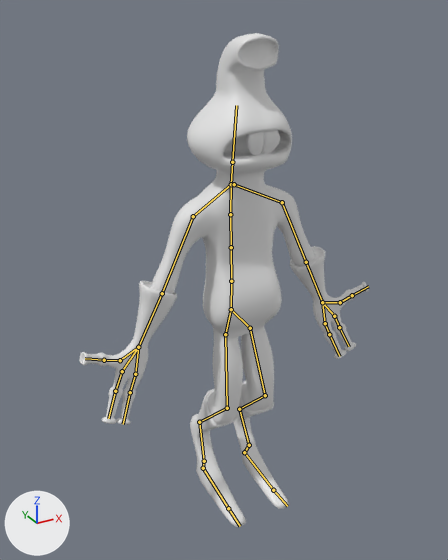
Two versions of the Blender file Assets/Prefabs/Bucky.1.2.blend, one commit apart.
Rendered twice from a 50 mm camera at (-6.22, -10.62, 11.04) aimed at (-0.3, 0.14, 5.66). The axes (+X, +Y, +Z) are drawn at lower left. The lights are the same throughout. The bones that bend it are drawn over the model as lines.
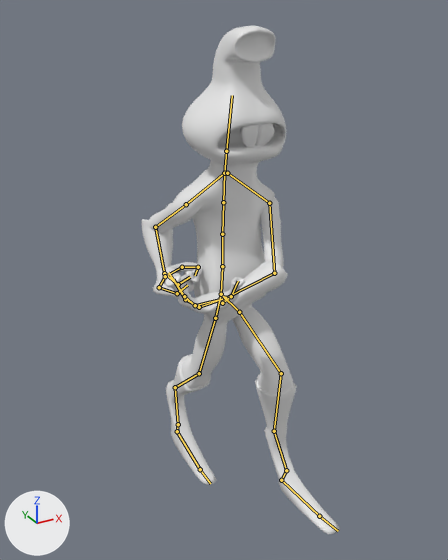
The newer file adds an action. The first version stands in its rest pose; the second is drawn at frame 10 of the action 'Walk_shotgun'.

What the commit changed:
Bone 'Spine.1' (bone_spine_1) moves from (0.0, 0.0, 0.0) to (0.0, 0.19, -0.47).
Bone 'Spine.1' (bone_spine_1) turns from (0, 0, 0) to (4, 0, 0) degrees about its own x, y and z.
Bone 'Arm.1.R' (bone_arm_1_r) turns from (0, 0, 0) to (-40, -71, -18) degrees about its own x, y and z.
Bone 'Arm.2.R' (bone_arm_2_r) turns from (0, 0, 0) to (111, -18, -27) degrees about its own x, y and z.
Bone 'Finger.1.1.R' (bone_finger_1_1_r) turns from (0, 0, 0) to (37, 26, -43) degrees about its own x, y and z.
Bone 'Finger.1.2.R' (bone_finger_1_2_r) turns from (0, 0, 0) to (-12, -17, 52) degrees about its own x, y and z.
Bone 'Finger.1.3.R' (bone_finger_1_3_r) turns from (0, 0, 0) to (-101, 120, 2) degrees about its own x, y and z.
Bone 'Finger.2.1.R' (bone_finger_2_1_r) turns from (0, 0, 0) to (37, 43, -25) degrees about its own x, y and z.
Bone 'Finger.2.2.R' (bone_finger_2_2_r) turns from (0, 0, 0) to (7, -5, 67) degrees about its own x, y and z.
Bone 'Finger.2.3.R' (bone_finger_2_3_r) turns from (0, 0, 0) to (21, -43, 66) degrees about its own x, y and z.
Bone 'Thumb.1.R' (bone_thumb_1_r) turns from (0, 0, 0) to (80, -33, -61) degrees about its own x, y and z.
Bone 'Thumb.2.R' (bone_thumb_2_r) turns from (0, 0, 0) to (-32, 20, 19) degrees about its own x, y and z.
Bone 'Thumb.3.R' (bone_thumb_3_r) turns from (0, 0, 0) to (-78, -4, 107) degrees about its own x, y and z.
Bone 'Collar.L' (bone_collar_l) turns from (0, 0, 0) to (9, 1, -9) degrees about its own x, y and z.
Bone 'Arm.1.R.001' (bone_arm_1_r_001) turns from (0, 0, 0) to (-62, 119, -5) degrees about its own x, y and z.
Bone 'Arm.2.R.001' (bone_arm_2_r_001) turns from (0, 0, 0) to (-38, -65, 90) degrees about its own x, y and z.
Bone 'Finger.1.1.R.001' (bone_finger_1_1_r_001) turns from (0, 0, 0) to (14, -21, 16) degrees about its own x, y and z.
Bone 'Finger.1.2.R.001' (bone_finger_1_2_r_001) turns from (0, 0, 0) to (10, -28, 22) degrees about its own x, y and z.
Bone 'Finger.1.3.R.001' (bone_finger_1_3_r_001) turns from (0, 0, 0) to (25, -49, -15) degrees about its own x, y and z.
Bone 'Finger.2.1.R.001' (bone_finger_2_1_r_001) turns from (0, 0, 0) to (6, -8, 8) degrees about its own x, y and z.
Bone 'Finger.2.2.R.001' (bone_finger_2_2_r_001) turns from (0, 0, 0) to (18, -18, 45) degrees about its own x, y and z.
Bone 'Finger.2.3.R.001' (bone_finger_2_3_r_001) turns from (0, 0, 0) to (-65, -101, 63) degrees about its own x, y and z.
Bone 'Thumb.1.R.001' (bone_thumb_1_r_001) turns from (0, 0, 0) to (6, -26, 30) degrees about its own x, y and z.
Bone 'Thumb.2.R.001' (bone_thumb_2_r_001) turns from (0, 0, 0) to (-36, 65, 5) degrees about its own x, y and z.
Bone 'Hip.R' (bone_hip_r) moves from (0.0, 0.0, 0.0) to (0.34, -0.38, 0.08).
Bone 'Leg.1.R' (bone_leg_1_r) turns from (0, 0, 0) to (3, -2, -28) degrees about its own x, y and z.
Bone 'Leg.2.R' (bone_leg_2_r) turns from (0, 0, 0) to (-26, 1, -3) degrees about its own x, y and z.
Bone 'Leg.5.R' (bone_leg_5_r) turns from (0, 0, 0) to (-3, 3, 3) degrees about its own x, y and z.
Bone 'Leg.6.R' (bone_leg_6_r) turns from (0, 0, 0) to (8, 0, 0) degrees about its own x, y and z.
Bone 'Hip.R.001' (bone_hip_r_001) moves from (0.0, 0.0, 0.0) to (0.11, -0.38, -0.33).
Bone 'Leg.1.R.001' (bone_leg_1_r_001) turns from (0, 0, 0) to (-7, -5, 37) degrees about its own x, y and z.
Bone 'Leg.2.R.001' (bone_leg_2_r_001) turns from (0, 0, 0) to (-3, 3, 3) degrees about its own x, y and z.
Bone 'Leg.3.R.001' (bone_leg_3_r_001) turns from (0, 0, 0) to (-20, 8, 27) degrees about its own x, y and z.
Bone 'Leg.4.R.001' (bone_leg_4_r_001) turns from (0, 0, 0) to (-1, 0, -3) degrees about its own x, y and z.

Location of each change, [x1, y1, x2, y2] in pixels of the pictures (448 x 560 px):
'Cube', posed (32% narrower): before [79, 33, 369, 527]; after [142, 25, 339, 534]
bone 'Spine.1', root to tip: before (231, 309) to (231, 281); after (221, 294) to (222, 266)
bone 'Arm.1.R', root to tip: before (193, 216) to (162, 293); after (186, 204) to (155, 227)
bone 'Arm.2.R', root to tip: before (162, 293) to (138, 347); after (155, 227) to (165, 276)
bone 'Finger.1.1.R', root to tip: before (138, 347) to (122, 371); after (165, 276) to (164, 273)
bone 'Finger.1.2.R', root to tip: before (122, 371) to (115, 391); after (164, 273) to (178, 284)
bone 'Finger.1.3.R', root to tip: before (115, 391) to (108, 418); after (178, 284) to (190, 277)
bone 'Finger.2.1.R', root to tip: before (138, 347) to (135, 374); after (165, 276) to (159, 287)
bone 'Finger.2.2.R', root to tip: before (135, 374) to (130, 392); after (159, 287) to (177, 293)
bone 'Finger.2.3.R', root to tip: before (130, 392) to (123, 424); after (177, 293) to (187, 285)
bone 'Thumb.1.R', root to tip: before (138, 347) to (120, 360); after (165, 276) to (182, 267)
bone 'Thumb.2.R', root to tip: before (120, 360) to (104, 360); after (182, 267) to (198, 267)
bone 'Thumb.3.R', root to tip: before (104, 360) to (85, 358); after (198, 267) to (195, 275)
bone 'Collar.L', root to tip: before (234, 184) to (282, 202); after (227, 173) to (269, 203)
bone 'Arm.1.R.001', root to tip: before (282, 202) to (306, 262); after (269, 203) to (274, 273)
bone 'Arm.2.R.001', root to tip: before (306, 262) to (322, 302); after (274, 273) to (225, 298)
bone 'Finger.1.1.R.001', root to tip: before (322, 302) to (334, 316); after (225, 298) to (199, 307)
bone 'Finger.1.2.R.001', root to tip: before (334, 316) to (339, 327); after (199, 307) to (185, 299)
bone 'Finger.1.3.R.001', root to tip: before (339, 327) to (349, 346); after (185, 299) to (173, 279)
bone 'Finger.2.1.R.001', root to tip: before (322, 302) to (325, 323); after (225, 298) to (195, 305)
bone 'Finger.2.2.R.001', root to tip: before (325, 323) to (329, 334); after (195, 305) to (184, 296)
bone 'Finger.2.3.R.001', root to tip: before (329, 334) to (339, 356); after (184, 296) to (168, 272)
bone 'Thumb.1.R.001', root to tip: before (322, 302) to (340, 302); after (225, 298) to (222, 303)
bone 'Thumb.2.R.001', root to tip: before (340, 302) to (352, 295); after (222, 303) to (231, 296)
bone 'Hip.R', root to tip: before (231, 309) to (225, 334); after (221, 294) to (215, 318)
bone 'Leg.1.R', root to tip: before (225, 334) to (227, 408); after (215, 318) to (199, 373)
bone 'Leg.2.R', root to tip: before (227, 408) to (199, 422); after (199, 373) to (175, 387)
bone 'Leg.5.R', root to tip: before (203, 468) to (228, 508); after (177, 431) to (200, 469)
bone 'Leg.6.R', root to tip: before (228, 508) to (240, 526); after (200, 469) to (210, 483)
bone 'Hip.R.001', root to tip: before (231, 309) to (250, 328); after (221, 294) to (239, 312)
bone 'Leg.1.R.001', root to tip: before (250, 328) to (265, 395); after (239, 312) to (281, 373)
bone 'Leg.2.R.001', root to tip: before (265, 395) to (239, 409); after (281, 373) to (274, 431)
bone 'Leg.3.R.001', root to tip: before (239, 409) to (249, 445); after (274, 431) to (286, 470)
bone 'Leg.4.R.001', root to tip: before (249, 445) to (244, 452); after (286, 470) to (281, 480)
